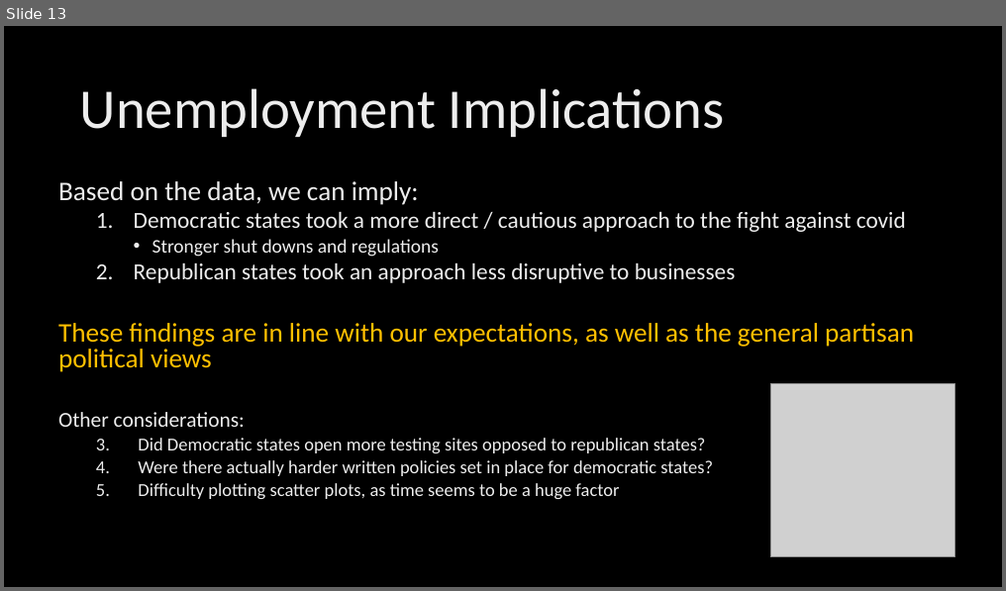
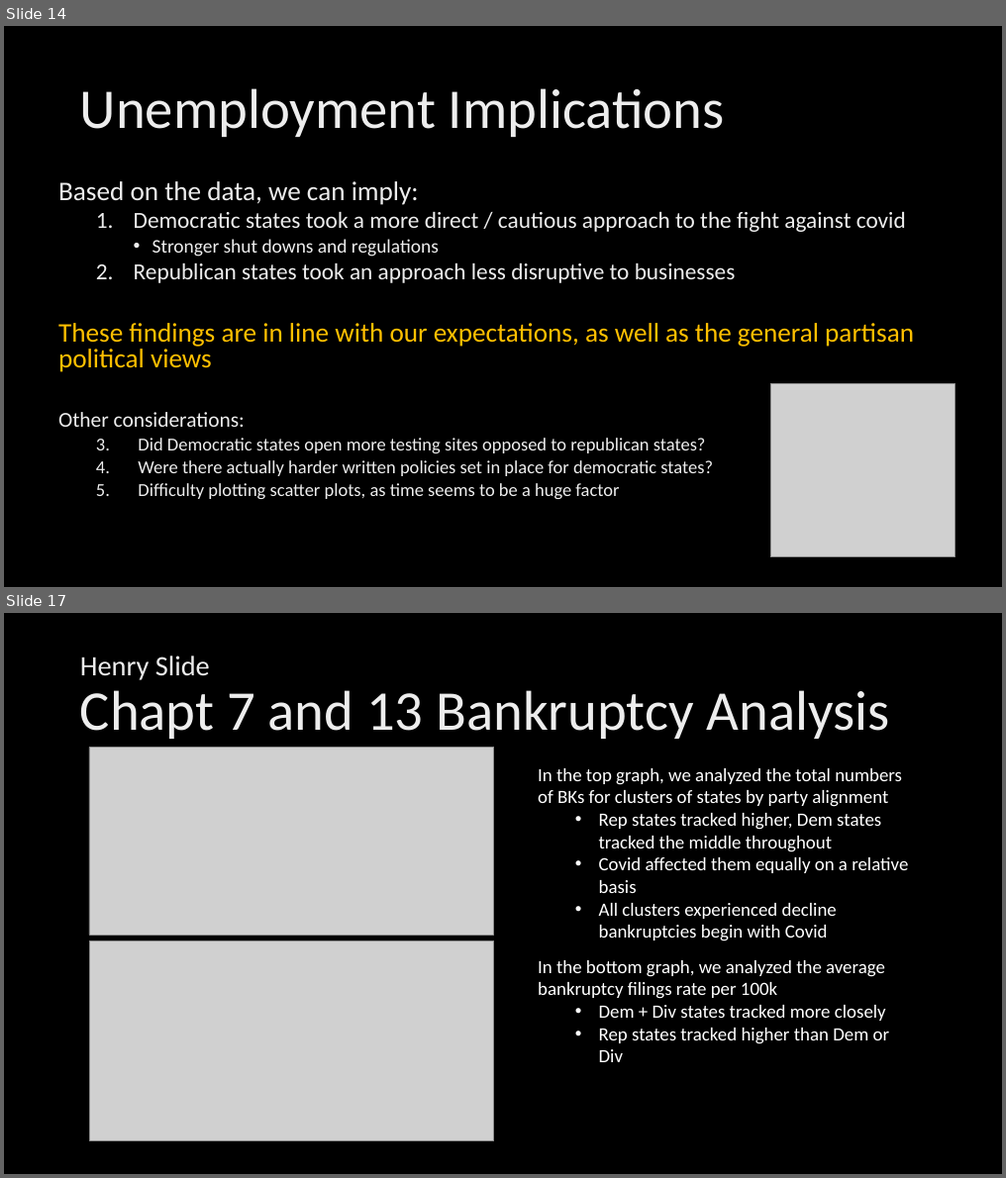
Before and after one commit to NUbee65/project-1-challenge, a slide deck: State Partisan Control affects on Covid - BrookC Variant.pptx. Shown one above the other, each under a label of ours: slide 13 before the commit, slides 14 and 17 after it; the slides between them are not shown. The pictures are 1006x591 and 1006x1178 pixels, drawn with LibreOffice and Linux fonts; fonts in the diff are those of the drawing; grey boxes stand for pictures; background and template pictures are left out. Boxes give left, top, right and bottom in pixels: in the first picture for what was removed or moved away, otherwise in the second. Text is boxed around its words. In the diff, an @@ line names an element or a change of style, - is before the commit and + after.

```diff
--- a/State Partisan Control affects on Covid - BrookC Variant.pptx
+++ b/State Partisan Control affects on Covid - BrookC Variant.pptx
@@ slide 17 added at box(4, 613, 1002, 1174), background picture (left out) @@
@@ title added at box(80, 656, 890, 739), 54 pt, text gradient #BFBFBF to #EDEDED to #FFFFFF @@
+Henry Slide
+Chapt 7 and 13 Bankruptcy Analysis
@@ picture added at box(89, 747, 494, 935) @@
@@ text added at box(538, 768, 908, 942), 18 pt, text #FFFFFF @@
+In the top graph, we analyzed the total numbers of BKs for clusters of states by party alignment
+  • Rep states tracked higher, Dem states tracked the middle throughout
+  • Covid affected them equally on a relative basis
+  • All clusters experienced decline bankruptcies begin with Covid
@@ picture added at box(89, 942, 494, 1142) @@
@@ text added at box(538, 960, 890, 1062), 18 pt, text #FFFFFF @@
+In the bottom graph, we analyzed the average bankruptcy filings rate per 100k
+  • Dem + Div states tracked more closely
+  • Rep states tracked higher than Dem or Div
@@ what was slide 13 is now slide 14 @@
```
Also in this commit, not shown: 5 slides changed, 4 other slides added, 1 other file.
